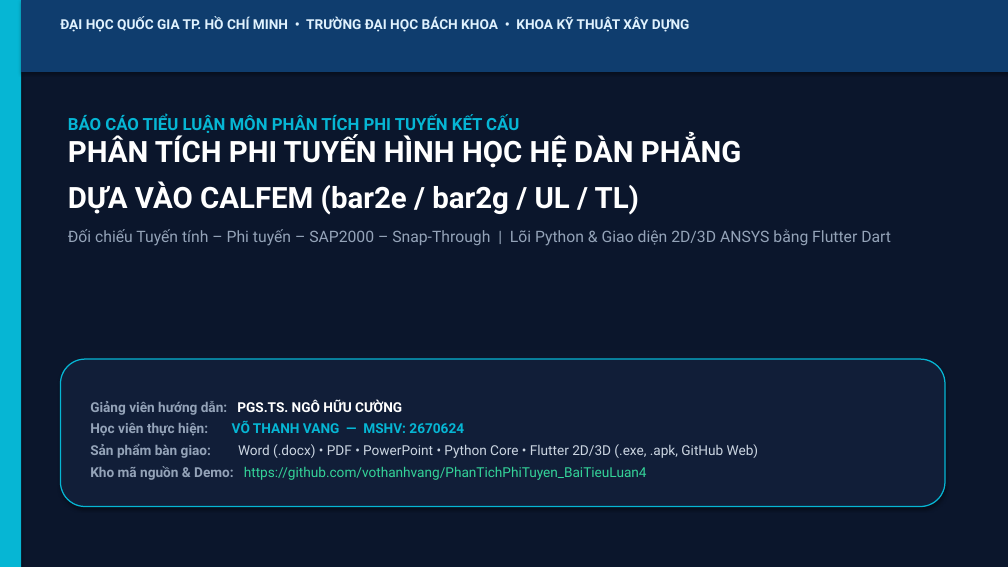
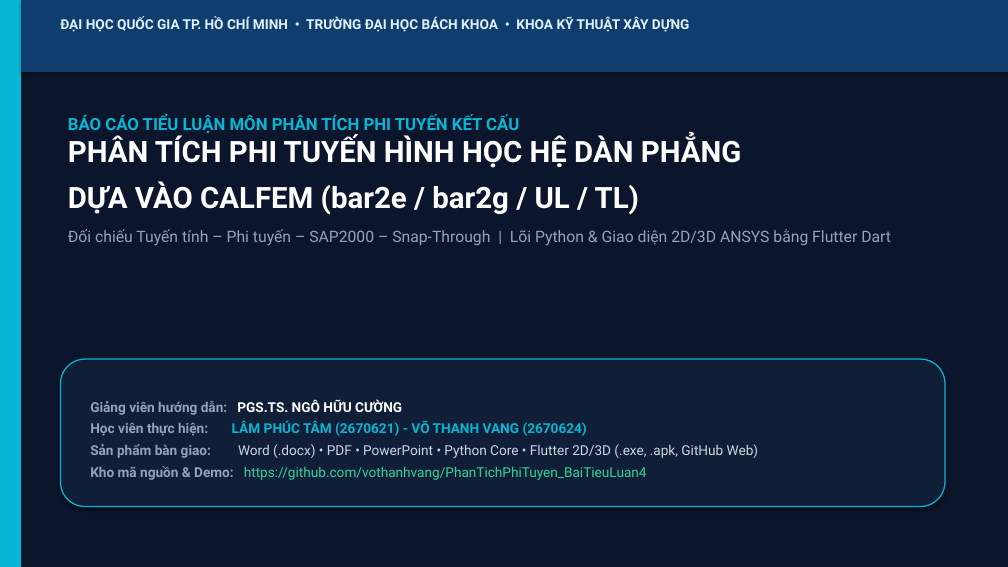
Before and after one commit to vothanhvang/PhanTichPhiTuyen_BaiTieuLuan4, a slide deck: slide 1 of BaoCao_PhanTichPhiTuyenHinhHoc_CALFEM.pptx. Drawn at 1008x567 pixels with LibreOffice and Linux fonts; fonts in the diff are those of the drawing. Boxes give left, top, right and bottom in pixels: in the first picture for what was removed or moved away, otherwise in the second. Text is boxed around its words. In the diff, an @@ line names an element or a change of style, - is before the commit and + after.

Commit message:
Update authors (Lam Phuc Tam 2670621 - Vo Thanh Vang 2670624), fix Windows AccessibilityBridge crash & _MEI warning via native Win32 launcher, add native Save-As dialogs on Windows/Android/Web

```diff
--- a/BaoCao_PhanTichPhiTuyenHinhHoc_CALFEM.pptx
+++ b/BaoCao_PhanTichPhiTuyenHinhHoc_CALFEM.pptx
@@ text in rounded rectangle at [90, 421, 587, 436]: text changed @@
-Học viên thực hiện: VÕ THANH VANG — MSHV: 2670624
+Học viên thực hiện: LÂM PHÚC TÂM (2670621) - VÕ THANH VANG (2670624)
```
Also in this commit, not shown: 20 other slides changed, 26 other files.
